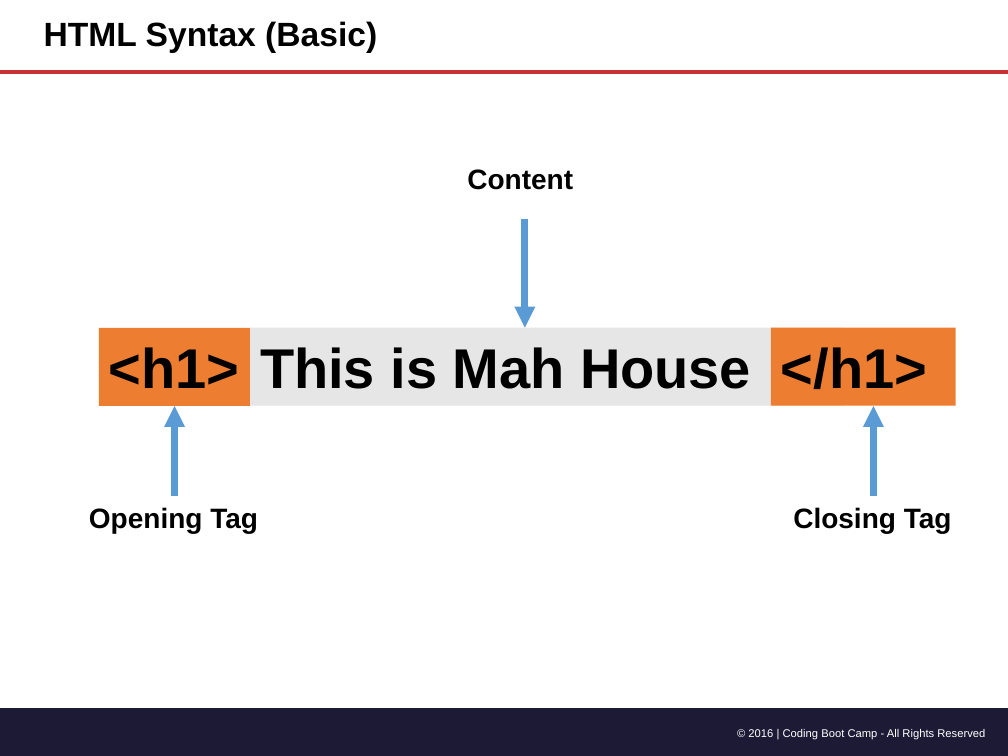
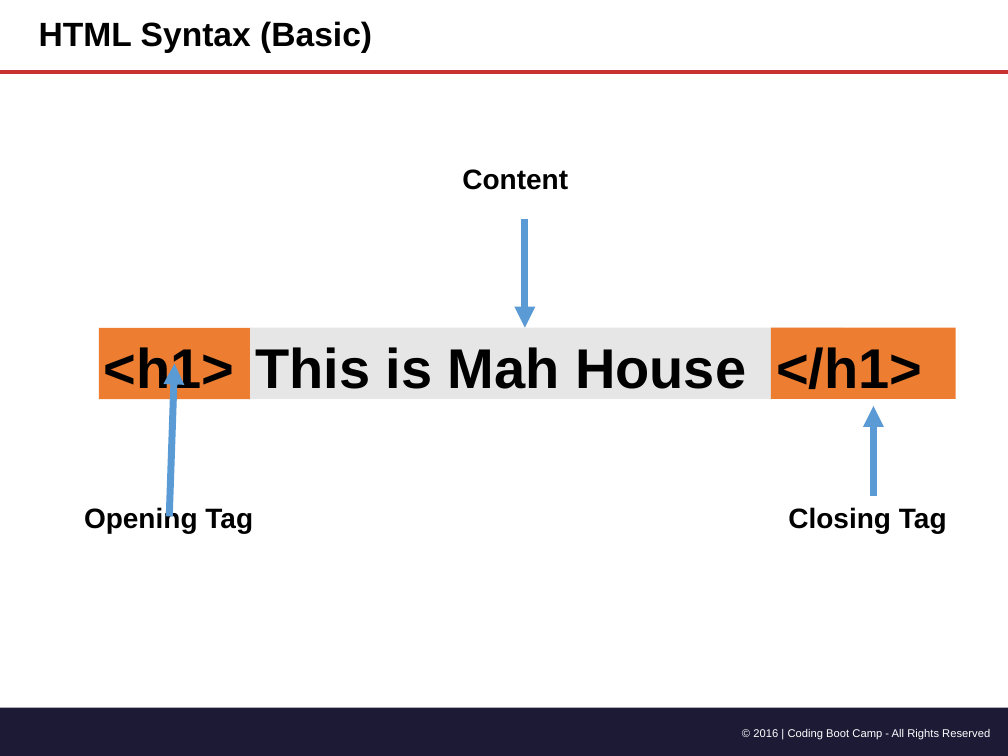
Before and after one commit to andwele/sequelizedBurger, a slide deck: slide 38 of 01-html-css-three-days/1-Class-Content/1.2/Slide-Shows/Gitn_Pro_HTML_CSS.pptx. Drawn at 1008x756 pixels with LibreOffice and Linux fonts; fonts in the diff are those of the drawing. Boxes give left, top, right and bottom in pixels: in the first picture for what was removed or moved away, otherwise in the second. Text is boxed around its words. In the diff, an @@ line names an element or a change of style, - is before the commit and + after.

```diff
--- a/01-html-css-three-days/1-Class-Content/1.2/Slide-Shows/Gitn_Pro_HTML_CSS.pptx
+++ b/01-html-css-three-days/1-Class-Content/1.2/Slide-Shows/Gitn_Pro_HTML_CSS.pptx
@@ title "HTML Syntax (Basic)": place and size @@
-title "HTML Syntax (Basic)" at <box>44,21,377,53</box>
+title "HTML Syntax (Basic)" at <box>39,21,372,53</box>
@@ text "Content": place and size @@
-text "Content" at <box>467,169,573,190</box>
+text "Content" at <box>462,169,568,190</box>
@@ rectangle "<h1>": place and size @@
-rectangle "<h1>" at <box>99,328,250,405</box>
+rectangle "<h1>" at <box>99,328,250,399</box>
@@ rectangle "This is Mah House": place and size @@
-rectangle "This is Mah House" at <box>250,328,843,405</box>
+rectangle "This is Mah House" at <box>250,328,843,399</box>
@@ rectangle "</h1>": place and size @@
-rectangle "</h1>" at <box>771,328,956,405</box>
+rectangle "</h1>" at <box>771,328,956,399</box>
@@ arrow moved from (174, 496) - (174, 406) to (169, 516) - (174, 364) @@
@@ text "Opening Tag": place and size @@
-text "Opening Tag" at <box>89,507,258,533</box>
+text "Opening Tag" at <box>84,506,253,533</box>
@@ text "Closing Tag": place and size @@
-text "Closing Tag" at <box>793,507,952,533</box>
+text "Closing Tag" at <box>788,507,947,533</box>
@@ text "© 2016 | Coding Boot ...": place and size @@
-text "© 2016 | Coding Boot ..." at <box>748,729,985,739</box>
+text "© 2016 | Coding Boot ..." at <box>753,729,990,739</box>
```
Also in this commit, not shown: 54 other slides changed.
